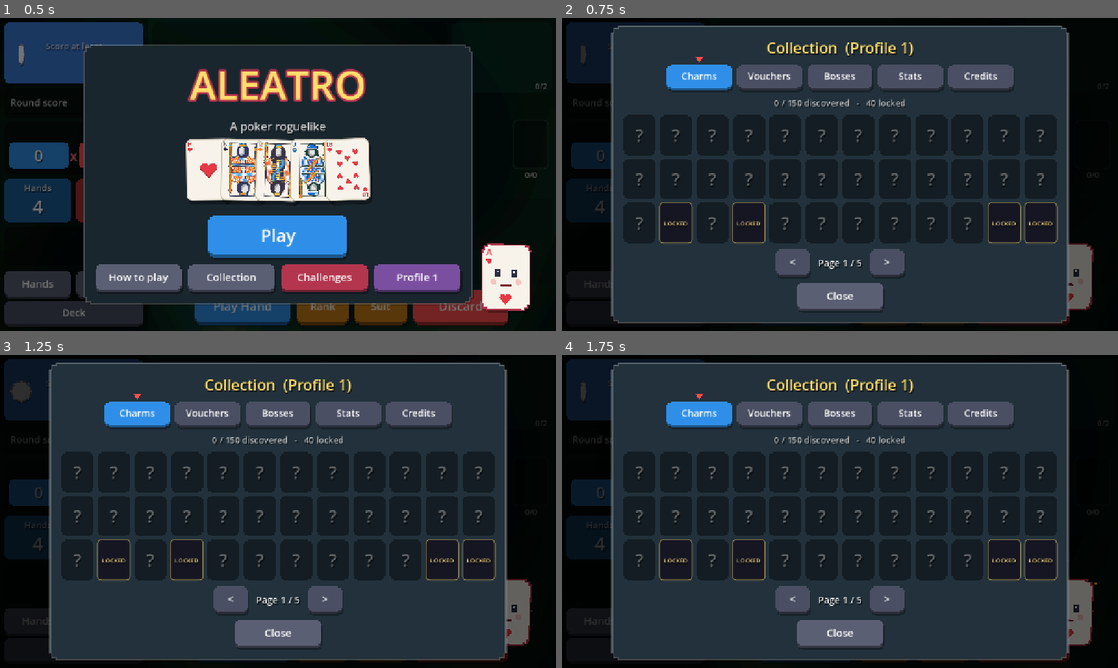
Above: before the commit, frames 1-4 (two rows, left to right).
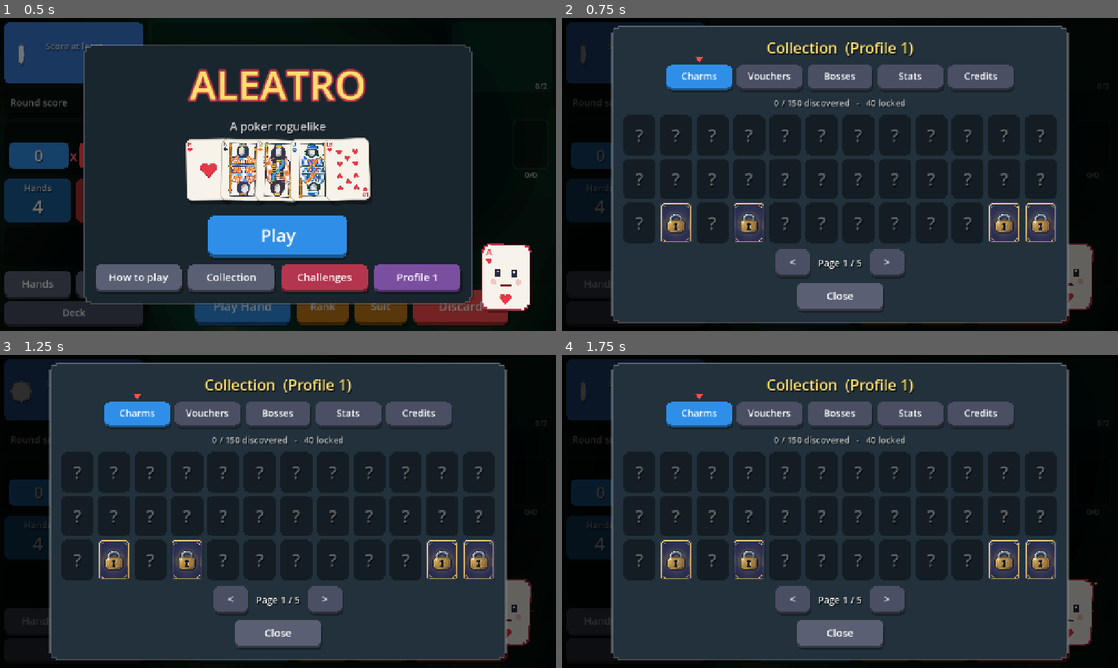
Above: after the commit, the same moments.

Repository: Yassineallach/schoolmaroc
Game: Godot game, scene res://scenes/main.tscn
Same seed, same stepped clock (60 frames per second), same inputs: the game is played once before the commit and once after it.
Inputs:
- Up to frame 1 (0.5 s): no input
- Up to frame 2 (0.75 s): click "Collection" at 0.5 s
- Up to frame 3 (1.25 s): no input
- Up to frame 4 (1.75 s): click "Charms" at 1.25 s

Frame 1 is identical in both runs. In frame 2, 3.0% of the frame differs, in the area x 17-90%, y 58-72%; in frame 3, 3.0%; in frame 4, 3.0%.

Commit message:
Locks: padlock art instead of the word LOCKED
Locked charms show a locked card face, locked vouchers a padlock over
the dimmed art, locked decks a locked card back, undiscovered bosses a
question-mark chip, and unsellable charms a padlock badge (a child node
so the card shader leaves it alone, following the card's hover).

Co-Authored-By: Claude Opus 5.5 <noreply@anthropic.com>
Claude-Session: https://claude.ai/code/session_01LZR5ftoCVRtdXjWmfvUKYt

Diff:
--- a/aleatro/scripts/charm_view.gd
+++ b/aleatro/scripts/charm_view.gd
@@ -22,6 +22,7 @@
 var face_up := true
 var smothered := false
 var locked := false
+var _lock_badge := TextureRect.new()
 var float_amount := 1.0
 var _phase := randf() * TAU
 var _touch := TouchTracker.new()
@@ -38,6 +39,13 @@
 	mouse_filter = Control.MOUSE_FILTER_STOP
 	texture_filter = CanvasItem.TEXTURE_FILTER_LINEAR
 	_tilt.attach(self)
+	_lock_badge.texture = load("res://assets/ui/lock_badge.png")
+	_lock_badge.expand_mode = TextureRect.EXPAND_IGNORE_SIZE
+	_lock_badge.position = Vector2(W - 30, 2)
+	_lock_badge.size = Vector2(28, 28)
+	_lock_badge.mouse_filter = Control.MOUSE_FILTER_IGNORE
+	_lock_badge.visible = false
+	add_child(_lock_badge)
 	if edition != "":
 		_ensure_material().set_shader_parameter("edition", Data.EDITIONS[edition].shader)
 
@@ -172,12 +180,14 @@
 		var sb := PixelBox.new(Color(0.1, 0.08, 0.15, 0.8), 2.0)
 		draw_style_box(sb, Rect2(24, 2, size.x - 48, 15))
 		draw_string(font, Vector2(24, 13.5), sticker, HORIZONTAL_ALIGNMENT_CENTER, size.x - 48, 10, Color("f2d675"))
+	# the padlock badge (this charm cannot be sold) is a child, so the card's
+	# shader, which maps UV to the whole face, leaves it alone
+	_lock_badge.visible = locked
 	if locked:
-		# a small padlock: this charm cannot be sold
-		var at := Vector2(size.x - 22, 10)
-		draw_circle(at + Vector2(7, 10), 12, Color(0.1, 0.08, 0.15, 0.85))
-		draw_arc(at + Vector2(7, 7), 5, PI, TAU, 10, Color("f2d675"), 2.5)
-		draw_rect(Rect2(at + Vector2(0, 7), Vector2(14, 10)), Color("f2d675"))
+		# ride along with the card's hover and sway
+		var xf := Anim.float_xform(size, _phase, float_amount)
+		_lock_badge.position = xf * Vector2(W - 30, 2)
+		_lock_badge.rotation = xf.get_rotation()
 	if smothered:
 		draw_rect(Rect2(Vector2.ZERO, size), Color(0.1, 0.05, 0.05, 0.6))
 		draw_string(font, Vector2(0, size.y / 2 + 8), "DISABLED", HORIZONTAL_ALIGNMENT_CENTER, size.x, 18, Color("ff8a5c"))
--- a/aleatro/scripts/main.gd
+++ b/aleatro/scripts/main.gd
@@ -904,16 +904,20 @@
 
 ## A dark card face with a padlock, for something still locked.
 func _locked_cell(sz: Vector2, _title: String, _goal: String) -> Control:
-	var lock := Panel.new()
+	var lock := _ui_art("locked_charm")
 	lock.size = sz
-	var sb := _box(Color(0.08, 0.07, 0.12, 0.85), 3.0)
-	sb.rounded = true
-	sb.outline = 2.0
-	sb.outline_color = Color("f2d675", 0.5)
-	lock.add_theme_stylebox_override("panel", sb)
-	_place(_label("LOCKED", 14, Color("f2d675")), lock, Vector2(0, sz.y / 2 - 10), Vector2(sz.x, 20))
-	lock.mouse_filter = Control.MOUSE_FILTER_IGNORE
+	lock.stretch_mode = TextureRect.STRETCH_SCALE
 	return lock
+
+
+## A picture from assets/ui (padlock, locked_charm, locked_deck, lock_badge ...).
+func _ui_art(name: String) -> TextureRect:
+	var t := TextureRect.new()
+	t.texture = load("res://assets/ui/%s.png" % name)
+	t.expand_mode = TextureRect.EXPAND_IGNORE_SIZE
+	t.stretch_mode = TextureRect.STRETCH_KEEP_ASPECT_CENTERED
+	t.mouse_filter = Control.MOUSE_FILTER_IGNORE
+	return t
 
 
 ## A stake's chip (assets/stakes/<n>.png), or an empty spacer without art.
@@ -1037,8 +1041,13 @@
 		art.expand_mode = TextureRect.EXPAND_IGNORE_SIZE
 		art.stretch_mode = TextureRect.STRETCH_SCALE
 		swatch.add_child(art)
-	else:
-		swatch.add_child(_label("?" if why != "" else "", 40))
+	elif why != "":
+		sb.color = Color(0, 0, 0, 0)
+		sb.outline = 0.0
+		sb.set_content_margin_all(0)
+		var locked_art := _ui_art("locked_deck")
+		locked_art.stretch_mode = TextureRect.STRETCH_SCALE
+		swatch.add_child(locked_art)
 	var desc := _label(d.desc if why == "" else "Locked: " + why, 20, Color.WHITE if why == "" else Color(1, 1, 1, 0.55))
 	desc.autowrap_mode = TextServer.AUTOWRAP_WORD_SMART
 	desc.custom_minimum_size = Vector2(360, 0)
@@ -3075,7 +3084,10 @@
 				cell.add_child(art)
 				if is_locked:
 					art.modulate = Color(0.25, 0.25, 0.3)
-					_place(_label("LOCKED", 13, Color("f2d675")), cell, Vector2(0, 40), Vector2(60, 20))
+					var pad := _ui_art("padlock")
+					pad.position = Vector2(12, 32)
+					pad.size = Vector2(36, 36)
+					cell.add_child(pad)
 					UIBuild.attach_tooltip(cell, {"title": vd.name + " (locked)", "lines": [Unlocks.goal_text(vd.id)]})
 				else:
 					UIBuild.attach_tooltip(cell, {"title": vd.name, "lines": [vd.desc]})
@@ -3095,7 +3107,7 @@
 				var row := HBoxContainer.new()
 				row.add_theme_constant_override("separation", 10)
 				var known := seen.has(h.id)
-				var chip := BlindChip.new(h.color.lightened(0.3) if known else Color(0.4, 0.4, 0.4), 40.0, h.id if known else "")
+				var chip := BlindChip.new(h.color.lightened(0.3) if known else Color(0.4, 0.4, 0.4), 40.0, h.id if known else "unknown")
 				chip.spin = false
 				row.add_child(chip)
 				var txt := _label("%s: %s" % [h.name, h.desc] if known else "???", 19, Color.WHITE if known else Color(1, 1, 1, 0.4), HORIZONTAL_ALIGNMENT_LEFT)
Binary file added: aleatro/assets/blinds/unknown.png
Binary file added: aleatro/assets/ui/lock_badge.png
Not shown, added: aleatro/assets/ui/lock_badge.png.import
Binary file added: aleatro/assets/ui/locked_charm.png
Not shown, added: aleatro/assets/ui/locked_charm.png.import
Binary file added: aleatro/assets/ui/locked_deck.png
Not shown, added: aleatro/assets/ui/locked_deck.png.import
Binary file added: aleatro/assets/ui/padlock.png
Not shown, added: aleatro/assets/ui/padlock.png.import
Binary file added: aleatro/assets/ui/unknown_boss.png
Not shown, added: aleatro/assets/ui/unknown_boss.png.import
